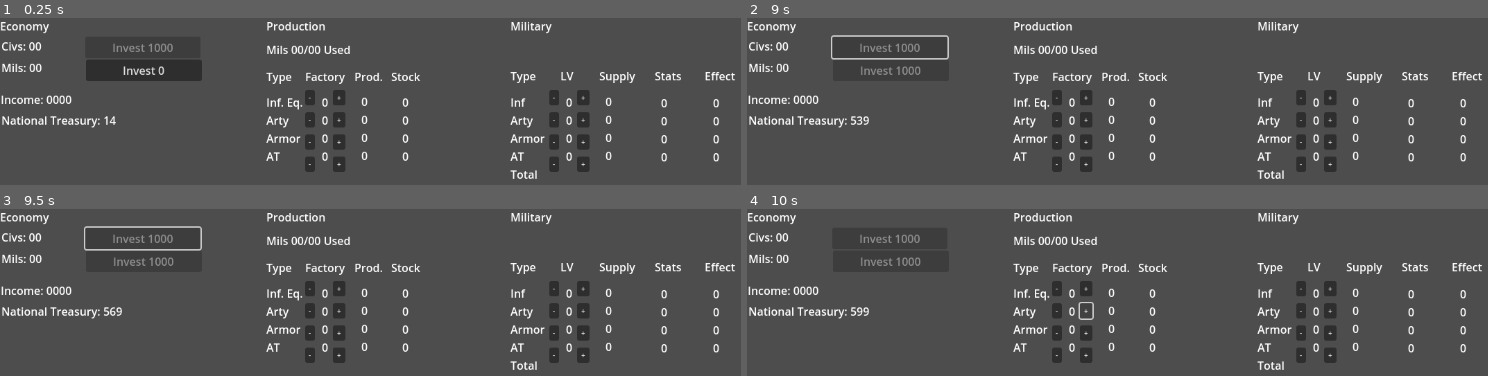
Above: before the commit, frames 1-4 (two rows, left to right).
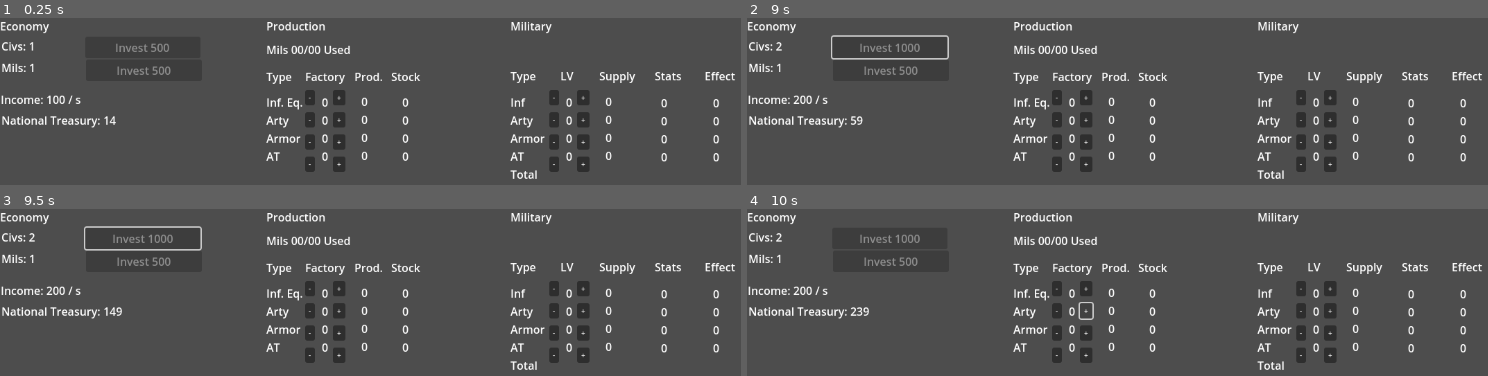
Above: after the commit, the same moments.

Repository: dwlee0802/AttritionWarfare
Game: Godot game, scene res://Scene/game.tscn
The game is run twice, just before and just after one commit, with the same random seed, the same clock (stepped at 60 frames per second) and the same inputs.
Inputs (mouse positions are in pixels of both pictures, inside the frame that each line leads up to):
- Up to frame 1 (0.25 s): no input
- Up to frame 2 (9 s): click (887, 69) at 0.5 s, where only the run before the commit has a clickable "Invest 0"; click "+" at 1.25 s; click "-" at 2 s; click "+" at 2.75 s; click "-" at 3.5 s; click "+" at 4.25 s; click "-" at 5 s; click "+" at 5.75 s; click "-" at 6.5 s; click "+" at 7.25 s; click "-" at 8 s; click (887, 48) at 8.75 s, where only the run after the commit has a clickable "Invest 500"
- Up to frame 3 (9.5 s): no input
- Up to frame 4 (10 s): click "+" at 9.5 s

The runs differ from the first frame. In frame 1, 0.6% of the frame differs, in the area x 3-24%, y 14-52%; in frame 2, 0.5%; in frame 3, 0.5%; in frame 4, 0.4%.

Commit message:
Economy Tab correctly shows information.

Diff:
--- a/Scene/EconomyTab.gd
+++ b/Scene/EconomyTab.gd
@@ -19,7 +19,7 @@
 
 
 # Called every frame. 'delta' is the elapsed time since the previous frame.
-func _process(delta):
+func _process(_delta):
 	civInvestButton.text = "Invest " + str(Game.playerNation.civCount * Game.playerNation.baseInvestmentAmount)
 	if Game.playerNation.CivInvestAvailable():
 		civInvestButton.disabled = false
@@ -33,3 +33,6 @@
 		milInvestButton.disabled = true
 
 	nationalTreasuryLabel.text = "National Treasury: " + str(Game.playerNation.nationalTreasury)
+	incomeLabel.text = "Income: " + str(Game.playerNation.revenuePerCiv * Game.playerNation.civCount) + " / s"
+	civCountLabel.text = "Civs: " + str(Game.playerNation.civCount)
+	milCountLabel.text = "Mils: " + str(Game.playerNation.milCount)
--- a/Scene/game.gd
+++ b/Scene/game.gd
@@ -10,5 +10,5 @@
 
 
 # Called every frame. 'delta' is the elapsed time since the previous frame.
-func _process(delta):
+func _process(_delta):
 	pass
--- a/Script/Military.gd
+++ b/Script/Military.gd
@@ -17,5 +17,5 @@
 
 
 # Called every frame. 'delta' is the elapsed time since the previous frame.
-func _process(delta):
+func _process(_delta):
 	pass
--- a/Script/Nation.gd
+++ b/Script/Nation.gd
@@ -3,10 +3,10 @@
 
 var nationalTreasury: int = 0
 var civCount: int = 1
-var milCount: int = 0
+var milCount: int = 1
 
 var revenuePerCiv: int = 100
-var baseInvestmentAmount = 1000
+var baseInvestmentAmount = 500
 
 @onready var military: Military = Military.new()
 
